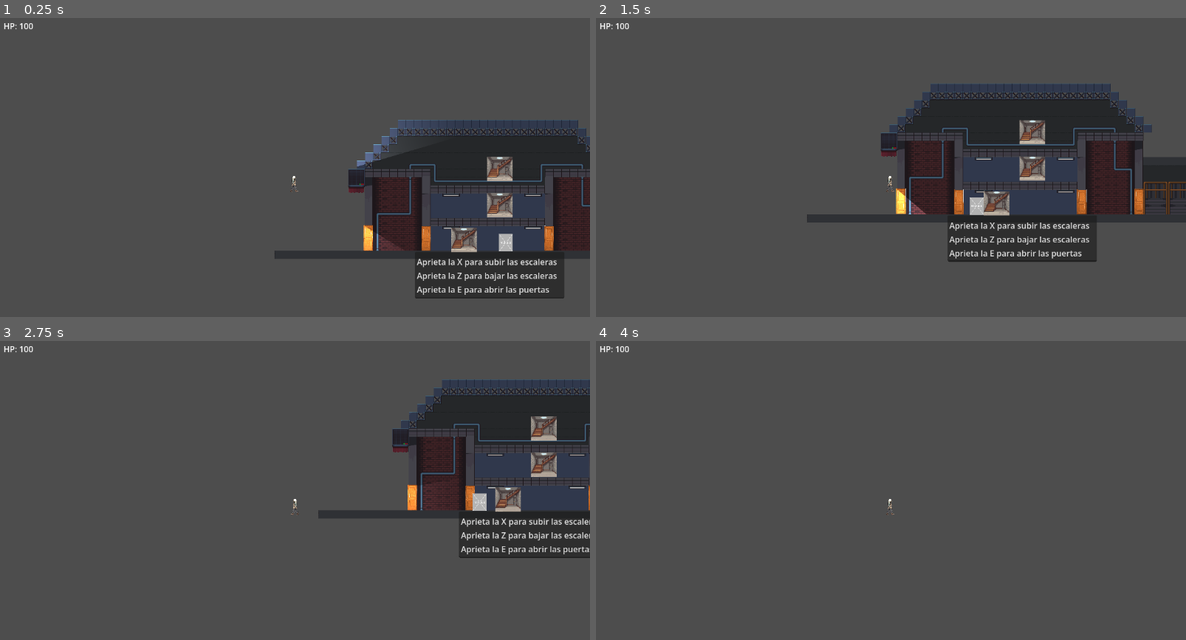
Above: before the commit, frames 1-4 (two rows, left to right).
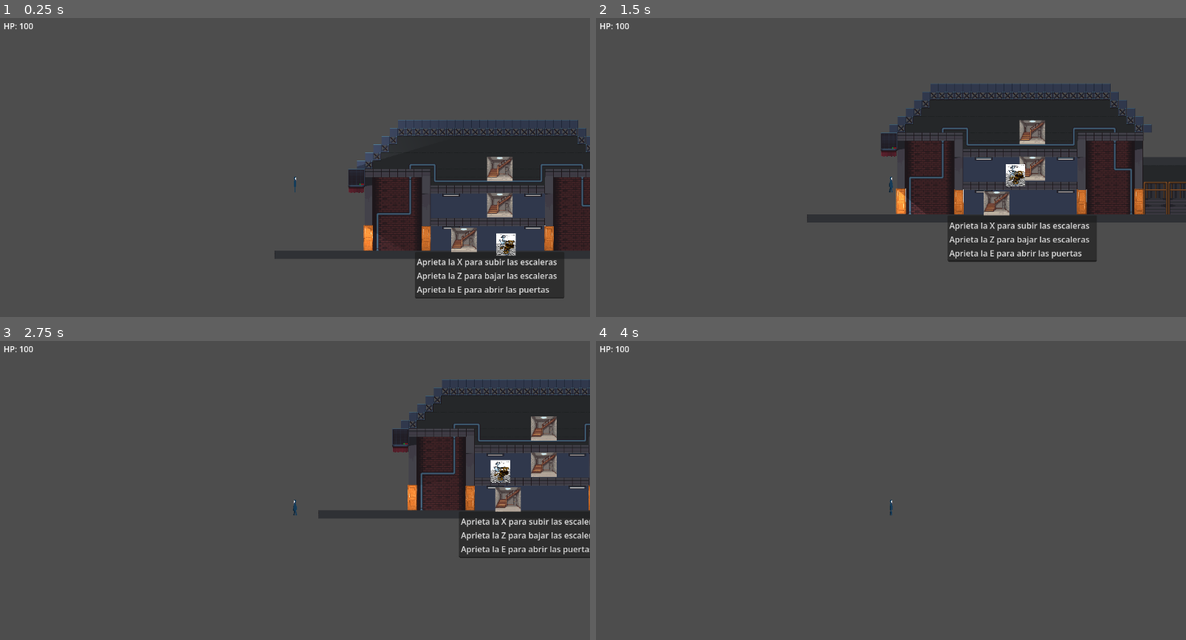
Above: after the commit, the same moments.

Repository: Alan222-coder/Godot-El-eternauta
Game: Godot game, scene res://Nivel1.tscn
Same seed, same stepped clock (60 frames per second), same inputs: the game is played once before the commit and once after it.
Inputs:
- Up to frame 1 (0.25 s): no input
- Up to frame 2 (1.5 s): tap Enter (ui_accept) at 0.5, 0.77 s; hold D (mderecha) from 0.53 s (still down); tap Z (bajar) at 0.6 s; tap X (teleport) at 0.8, 1.35 s
- Up to frame 3 (2.75 s): tap Enter (ui_accept) at 1.52 s; tap Z (bajar) at 1.55, 2.1 s; release D (mderecha) at 2.03 s; hold A (mizquierda) from 2.03 s (still down); tap X (teleport) at 2.3 s
- Up to frame 4 (4 s): release A (mizquierda) at 2.78 s; hold D (mderecha) from 2.78 s (still down); tap E (interact) at 2.85 s; tap Enter (ui_accept) at 3.02, 3.77 s; tap Z (bajar) at 3.05 s; tap X (teleport) at 3.6 s

The runs differ from the first frame. In frame 1, 0.6% of the frame differs, in the area x 49-88%, y 36-80%; in frame 2, 0.6%, in the area x 49-73%, y 48-66%; in frame 3, 0.5%; in frame 4, less than 0.1%.

Commit message:
IA Mejorada y jugador con sprites
Titulo

Diff:
--- a/Nivel1.tscn
+++ b/Nivel1.tscn
@@ -3,9 +3,9 @@
 [ext_resource type="Texture2D" uid="uid://dgoq4grfvwm2x" path="res://Buildings.png" id="1_8cp3p"]
 [ext_resource type="Script" uid="uid://bohy2hnna0tr0" path="res://enemy.gd" id="2_hv2ca"]
 [ext_resource type="Script" uid="uid://fcagk6lesrxf" path="res://PlayerMovimiento.gd" id="2_ydtn4"]
-[ext_resource type="Texture2D" uid="uid://cj47teku0sfqm" path="res://assets-removebg-preview.png" id="3_hv2ca"]
-[ext_resource type="Texture2D" uid="uid://ban4ok5eqtviu" path="res://placeholder-300x300.png" id="3_s48l2"]
+[ext_resource type="Texture2D" uid="uid://c6xkiwnfuomwn" path="res://01b6b7ec-ae62-4610-bd3b-8b046b358d7c.png" id="3_qpwqs"]
 [ext_resource type="Script" uid="uid://dgcdfhqus126p" path="res://portal_escalera.gd" id="4_s48l2"]
+[ext_resource type="Texture2D" uid="uid://cjpb3rkrfdiwc" path="res://Assets/ElEternauta16SpriteSheet.png" id="5_afh24"]
 [ext_resource type="Texture2D" uid="uid://dtt0jex6wsi3y" path="res://fotografia-de-escada-de-pixel-art-em-um-edificio_811279-94765.jpg" id="5_qpwqs"]
 [ext_resource type="Script" uid="uid://dsi2xg5a1jalj" path="res://door.gd" id="6_qpwqs"]
 [ext_resource type="Texture2D" uid="uid://cfrprfwdw14m6" path="res://png-clipart-door-door.png" id="7_afh24"]
@@ -402,6 +402,8 @@
 sources/0 = SubResource("TileSetAtlasSource_lf6j1")
 
 [sub_resource type="CapsuleShape2D" id="CapsuleShape2D_qpwqs"]
+radius = 8.0
+height = 24.0
 
 [sub_resource type="RectangleShape2D" id="RectangleShape2D_qpwqs"]
 size = Vector2(37, 44)
@@ -409,94 +411,9 @@
 [sub_resource type="CapsuleShape2D" id="CapsuleShape2D_snpaj"]
 height = 32.0
 
-[sub_resource type="Animation" id="Animation_opwex"]
-length = 0.001
-tracks/0/type = "value"
-tracks/0/imported = false
-tracks/0/enabled = true
-tracks/0/path = NodePath("Sprite2D:texture")
-tracks/0/interp = 1
-tracks/0/loop_wrap = true
-tracks/0/keys = {
-"times": PackedFloat32Array(0),
-"transitions": PackedFloat32Array(1),
-"update": 1,
-"values": [ExtResource("3_hv2ca")]
-}
-tracks/1/type = "value"
-tracks/1/imported = false
-tracks/1/enabled = true
-tracks/1/path = NodePath("Sprite2D:hframes")
-tracks/1/interp = 1
-tracks/1/loop_wrap = true
-tracks/1/keys = {
-"times": PackedFloat32Array(0),
-"transitions": PackedFloat32Array(1),
-"update": 1,
-"values": [4]
-}
-tracks/2/type = "value"
-tracks/2/imported = false
-tracks/2/enabled = true
-tracks/2/path = NodePath("Sprite2D:frame")
-tracks/2/interp = 1
-tracks/2/loop_wrap = true
-tracks/2/keys = {
-"times": PackedFloat32Array(0),
-"transitions": PackedFloat32Array(1),
-"update": 1,
-"values": [3]
-}
-
-[sub_resource type="Animation" id="Animation_3vf8r"]
-resource_name = "Test"
-length = 0.16666667
-tracks/0/type = "value"
-tracks/0/imported = false
-tracks/0/enabled = true
-tracks/0/path = NodePath("Sprite2D:texture")
-tracks/0/interp = 1
-tracks/0/loop_wrap = true
-tracks/0/keys = {
-"times": PackedFloat32Array(0),
-"transitions": PackedFloat32Array(1),
-"update": 1,
-"values": [ExtResource("3_hv2ca")]
-}
-tracks/1/type = "value"
-tracks/1/imported = false
-tracks/1/enabled = true
-tracks/1/path = NodePath("Sprite2D:hframes")
-tracks/1/interp = 1
-tracks/1/loop_wrap = true
-tracks/1/keys = {
-"times": PackedFloat32Array(0),
-"transitions": PackedFloat32Array(1),
-"update": 1,
-"values": [4]
-}
-tracks/2/type = "value"
-tracks/2/imported = false
-tracks/2/enabled = true
-tracks/2/path = NodePath("Sprite2D:frame")
-tracks/2/interp = 1
-tracks/2/loop_wrap = true
-tracks/2/keys = {
-"times": PackedFloat32Array(0, 0.06666667, 0.13333334),
-"transitions": PackedFloat32Array(1, 1, 1),
-"update": 1,
-"values": [3, 2, 1]
-}
-
-[sub_resource type="AnimationLibrary" id="AnimationLibrary_88etw"]
-_data = {
-&"RESET": SubResource("Animation_opwex"),
-&"Test": SubResource("Animation_3vf8r")
-}
-
 [sub_resource type="Gradient" id="Gradient_afh24"]
 offsets = PackedFloat32Array(0.32463768, 0.9971014)
-colors = PackedColorArray(1, 1, 1, 1, 0.56078434, 0.56078434, 0.56078434, 0)
+colors = PackedColorArray(0.6452097, 0.6452098, 0.6452097, 1, 0.56078434, 0.56078434, 0.56078434, 0)
 
 [sub_resource type="GradientTexture2D" id="GradientTexture2D_poccc"]
 gradient = SubResource("Gradient_afh24")
@@ -505,6 +422,43 @@
 fill = 1
 fill_from = Vector2(0.5, 0.5)
 fill_to = Vector2(0.75213677, 0.26923078)
+
+[sub_resource type="Animation" id="Animation_poccc"]
+resource_name = "Caminar"
+length = 0.26667002
+tracks/0/type = "value"
+tracks/0/imported = false
+tracks/0/enabled = true
+tracks/0/path = NodePath("Sprite2D:frame")
+tracks/0/interp = 1
+tracks/0/loop_wrap = true
+tracks/0/keys = {
+"times": PackedFloat32Array(0, 0.033333335, 0.06666667, 0.10000001, 0.13333334, 0.16666667, 0.20000002),
+"transitions": PackedFloat32Array(1, 1, 1, 1, 1, 1, 1),
+"update": 1,
+"values": [0, 1, 2, 3, 4, 5, 6]
+}
+
+[sub_resource type="Animation" id="Animation_516i8"]
+length = 0.001
+tracks/0/type = "value"
+tracks/0/imported = false
+tracks/0/enabled = true
+tracks/0/path = NodePath("Sprite2D:frame")
+tracks/0/interp = 1
+tracks/0/loop_wrap = true
+tracks/0/keys = {
+"times": PackedFloat32Array(0),
+"transitions": PackedFloat32Array(1),
+"update": 1,
+"values": [0]
+}
+
+[sub_resource type="AnimationLibrary" id="AnimationLibrary_lnvlo"]
+_data = {
+&"Caminar": SubResource("Animation_poccc"),
+&"RESET": SubResource("Animation_516i8")
+}
 
 [sub_resource type="RectangleShape2D" id="RectangleShape2D_poccc"]
 size = Vector2(18, 58.00003)
@@ -849,9 +803,10 @@
 shape = SubResource("CapsuleShape2D_qpwqs")
 
 [node name="Sprite2D" type="Sprite2D" parent="World/Enemigos/CharacterBody2D" unique_id=100298368]
-position = Vector2(-0.5, -0.9999924)
-scale = Vector2(0.09, 0.11333331)
-texture = ExtResource("3_s48l2")
+position = Vector2(1.0000153, -1.9073486e-05)
+rotation = -0.0028588243
+scale = Vector2(-0.041850626, -0.034326382)
+texture = ExtResource("3_qpwqs")
 
 [node name="Hitbox" type="Area2D" parent="World/Enemigos/CharacterBody2D" unique_id=1973877797]
 
@@ -867,11 +822,10 @@
 script = ExtResource("2_ydtn4")
 
 [node name="Sprite2D" type="Sprite2D" parent="World/CharacterBody2D" unique_id=1037754744]
-position = Vector2(-0.9999943, 3)
-scale = Vector2(0.14600001, 0.13049999)
-texture = ExtResource("3_hv2ca")
-hframes = 4
-frame = 3
+position = Vector2(-1.9073486e-06, 0.99999976)
+scale = Vector2(0.586, 1.010461)
+texture = ExtResource("5_afh24")
+hframes = 8
 
 [node name="Camera2D" type="Camera2D" parent="World/CharacterBody2D" unique_id=341942309]
 
@@ -879,14 +833,16 @@
 position = Vector2(0, 1)
 shape = SubResource("CapsuleShape2D_snpaj")
 
-[node name="AnimationPlayer" type="AnimationPlayer" parent="World/CharacterBody2D" unique_id=868760418]
-libraries/ = SubResource("AnimationLibrary_88etw")
-
 [node name="PointLight2D2" type="PointLight2D" parent="World/CharacterBody2D" unique_id=953639077]
 position = Vector2(1, 2)
+scale = Vector2(1, 1.0063285)
+color = Color(0.55455405, 0.554554, 0.5545539, 1)
 energy = 1.21
 shadow_enabled = true
 texture = SubResource("GradientTexture2D_poccc")
+
+[node name="AnimationPlayer" type="AnimationPlayer" parent="World/CharacterBody2D" unique_id=1513631104]
+libraries/ = SubResource("AnimationLibrary_lnvlo")
 
 [node name="Puerta" type="Node2D" parent="World" unique_id=1864310790]
 
@@ -993,7 +949,7 @@
 mesh = SubResource("QuadMesh_3vf8r")
 texture = ExtResource("5_qpwqs")
 
-[node name="CollisionShape2D" type="CollisionShape2D" parent="Portal_Escalera" unique_id=1419139355]
+[node name="CollisionShape2D" type="CollisionShape2D" parent="Portal_Escalera" unique_id=1419139355 groups=["portales"]]
 position = Vector2(438, 615)
 shape = SubResource("RectangleShape2D_opwex")
 
@@ -1014,7 +970,7 @@
 mesh = SubResource("QuadMesh_3vf8r")
 texture = ExtResource("5_qpwqs")
 
-[node name="CollisionShape2D" type="CollisionShape2D" parent="Portal_Escalera2" unique_id=1881143293]
+[node name="CollisionShape2D" type="CollisionShape2D" parent="Portal_Escalera2" unique_id=1881143293 groups=["portales"]]
 position = Vector2(438, 616)
 shape = SubResource("RectangleShape2D_opwex")
 
@@ -1034,7 +990,7 @@
 mesh = SubResource("QuadMesh_3vf8r")
 texture = ExtResource("5_qpwqs")
 
-[node name="CollisionShape2D" type="CollisionShape2D" parent="Portal_Escalera3" unique_id=327686917]
+[node name="CollisionShape2D" type="CollisionShape2D" parent="Portal_Escalera3" unique_id=327686917 groups=["portales"]]
 position = Vector2(438, 617)
 shape = SubResource("RectangleShape2D_opwex")
 
--- a/PlayerMovimiento.gd
+++ b/PlayerMovimiento.gd
@@ -1,52 +1,76 @@
 extends CharacterBody2D
-
 
 const SPEED = 300.0
 const JUMP_VELOCITY = -400.0
 
-@onready var animacion_de_jugador=$AnimationPlayer
-@onready var sprite2d=$Sprite2D
+@onready var anim = $AnimationPlayer
+@onready var sprite2d = $Sprite2D
+
 # --- HP ---
 var hp_max: int = 100
 var hp: int = 100
 var invulnerable: bool = false
-@onready var hp_label: Label = $"../../CanvasLayer/Label"  # ← ajustá esta ruta
+@onready var hp_label: Label = $"../../CanvasLayer/Label"
+
+func _ready():
+	# Test (opcional, podés borrarlo después)
+	anim.play("Caminar")
 
 func _physics_process(delta: float) -> void:
+	# Gravedad
 	if not is_on_floor():
 		velocity += get_gravity() * delta
+
+	# Salto
 	if Input.is_action_just_pressed("ui_accept") and is_on_floor():
 		velocity.y = JUMP_VELOCITY
-	# Movimiento combinado
+
+	# Movimiento
 	var direction := Input.get_axis("ui_left", "ui_right") + Input.get_axis("mizquierda", "mderecha")
 	direction = clamp(direction, -1, 1)
+
+	# HP
 	hp_label.text = "HP: " + str(hp)
-	if direction:
+
+	if direction != 0:
 		velocity.x = direction * SPEED
+
+		# ▶️ ANIMACIÓN CAMINAR
+		anim.play("Caminar")
 	else:
 		velocity.x = move_toward(velocity.x, 0, SPEED)
 
+		# ⏹️ detener animación
+		anim.stop()
+
 	move_and_slide()
 
-	if direction == 1:
+	# Flip del sprite
+	if direction > 0:
 		sprite2d.flip_h = false
-	elif direction == -1:
+	elif direction < 0:
 		sprite2d.flip_h = true
 
 
 func _on_portal_escalera_body_entered(body: Node2D) -> void:
 	hp_label.text = "HP: " + str(hp)
 
+
 func recibir_daño(cantidad: int) -> void:
 	if invulnerable:
 		return
+
 	hp -= cantidad
 	hp = max(hp, 0)
 	invulnerable = true
+
 	await get_tree().create_timer(0.5).timeout
+
 	invulnerable = false
+
 	if hp <= 0:
 		morir()
 
+
 func morir() -> void:
 	print("Moriste")
--- a/enemy.gd
+++ b/enemy.gd
@@ -1,7 +1,11 @@
 extends CharacterBody2D
 
 @export var speed := 100
+@export var portal_delay := 0.8  # segundos de espera antes de ir al portal
+
 var player: Node2D = null
+var _timer_portal := 0.0
+var _yendo_a_portal := false
 
 func _ready():
 	player = get_tree().get_first_node_in_group("player")
@@ -10,15 +14,48 @@
 	if player == null:
 		return
 
-	# Add the gravity.
 	if not is_on_floor():
 		velocity += get_gravity() * delta
 
-	var direction = (player.global_position - global_position).normalized()
-	velocity.x = direction.x * speed
+	var jugador_lejos_vertical = (
+		player.global_position.y < global_position.y - 50 or
+		player.global_position.y > global_position.y + 50
+	)
 
+	if jugador_lejos_vertical:
+		if not _yendo_a_portal:
+			_timer_portal += delta
+			if _timer_portal >= portal_delay:
+				_yendo_a_portal = true
+	else:
+		_timer_portal = 0.0
+		_yendo_a_portal = false
+
+	var target_x: float
+
+	if _yendo_a_portal:
+		var portal = _get_portal_en_mi_nivel()
+		target_x = portal.global_position.x if portal != null else player.global_position.x
+	else:
+		target_x = player.global_position.x
+
+	velocity.x = sign(target_x - global_position.x) * speed
 	move_and_slide()
 
 	for body in $Hitbox.get_overlapping_bodies():
 		if body.has_method("recibir_daño"):
 			body.recibir_daño(10)
+
+func _get_portal_en_mi_nivel() -> Node2D:
+	var portales = get_tree().get_nodes_in_group("portales")
+	var portal_mas_cercano: Node2D = null
+	var distancia_min := INF
+
+	for portal in portales:
+		if abs(portal.global_position.y - global_position.y) <= 50:
+			var dist = abs(portal.global_position.x - global_position.x)
+			if dist < distancia_min:
+				distancia_min = dist
+				portal_mas_cercano = portal
+
+	return portal_mas_cercano
--- a/portal_escalera.gd
+++ b/portal_escalera.gd
@@ -1,130 +1,115 @@
 extends Area2D
-
 @export var landing_zone : Area2D
 @export var lower_zone : Area2D
-
 var body_inside := false
 var body_ref : Node2D = null
-
+var enemies_inside : Array = []          # ✅ lista de enemigos dentro
 static var position_stack : Array = []
-var can_use := true   # ❗ sacamos static
+var can_use := true
 
 func _on_body_entered(body: Node2D) -> void:
 	if !can_use:
 		return
-
 	if body.is_in_group("player"):
 		body_inside = true
 		body_ref = body
-
 	elif body.is_in_group("enemy"):
+		if !enemies_inside.has(body):
+			enemies_inside.append(body)   # ✅ registrar enemigo
 		procesar_enemigo(body)
 
 func _on_body_exited(body: Node2D) -> void:
 	if body == body_ref:
 		body_inside = false
 		body_ref = null
+	enemies_inside.erase(body)            # ✅ quitar enemigo si sale físicamente
 
 func _process(delta):
+	# Verificación cada frame para el jugador
+	if body_ref != null and !overlaps_body(body_ref):
+		body_inside = false
+		body_ref = null
+
+	# ✅ Verificación cada frame para cada enemigo
+	for enemy in enemies_inside.duplicate():
+		if !overlaps_body(enemy):
+			enemies_inside.erase(enemy)
+		else:
+			procesar_enemigo(enemy)
+
 	if !body_inside or !can_use or !body_ref:
 		return
 
 	if body_ref.is_in_group("player"):
 		if Input.is_action_just_pressed("teleport"):
 			subir(body_ref)
-
 		if position_stack.size() > 0 and Input.is_action_just_pressed("bajar"):
 			bajar()
 
-# 🔥 NUEVO (centralizamos lógica enemigo)
 func procesar_enemigo(body: Node2D):
+	if !can_use:
+		return                            # ✅ respetar can_use
 	var player = get_tree().get_first_node_in_group("player")
 	if !player:
 		return
-
 	if player.global_position.y < body.global_position.y - 50:
 		subir(body)
 	elif player.global_position.y > body.global_position.y + 50:
 		bajar_enemigo(body)
 
-# 🔼 SUBIR
 func subir(body: Node2D):
 	if !landing_zone:
 		return
-
 	var marker = landing_zone.get_node_or_null("Marker2D")
 	if !marker:
 		return
-
 	can_use = false
-
 	if body.is_in_group("player"):
 		if position_stack.is_empty() or position_stack.back() != body.global_position:
 			position_stack.push_back(body.global_position)
-
 	var pos = marker.global_position
-
 	if body.is_in_group("enemy"):
 		pos.x += 24
-
 	body.global_position = pos
-
 	if body is CharacterBody2D:
 		body.velocity = Vector2.ZERO
-
 	body_inside = false
 	body_ref = null
-
-	# 🔥 FIX CLAVE → PORTAL 2
+	enemies_inside.erase(body)            # ✅ limpiar de la lista al teletransportar
 	if body.is_in_group("enemy"):
 		await get_tree().process_frame
 		procesar_enemigo(body)
-
 	await get_tree().create_timer(0.3).timeout
 	can_use = true
 
-# 🔽 PLAYER
 func bajar():
 	var player = get_tree().get_first_node_in_group("player")
 	if !player:
 		return
-
 	can_use = false
-
 	var last_pos = position_stack.pop_back()
 	player.global_position = last_pos
-
 	if player is CharacterBody2D:
 		player.velocity = Vector2.ZERO
-
 	await get_tree().create_timer(0.3).timeout
 	can_use = true
 
-# 🔽 ENEMIGO
 func bajar_enemigo(body: Node2D):
 	if !lower_zone:
 		return
-
 	var marker = lower_zone.get_node_or_null("Marker2D")
 	if !marker:
 		return
-
 	can_use = false
-
 	var pos = marker.global_position
 	pos.x -= 24
-
 	body.global_position = pos
-
 	if body is CharacterBody2D:
 		body.velocity = Vector2.ZERO
-
 	body_inside = false
 	body_ref = null
-
-	# 🔥 MISMO FIX
+	enemies_inside.erase(body)            # ✅ limpiar de la lista al teletransportar
 	await get_tree().process_frame
 	procesar_enemigo(body)
-
 	await get_tree().create_timer(0.3).timeout
 	can_use = true
Binary file added: 01b6b7ec-ae62-4610-bd3b-8b046b358d7c.png
Not shown, added: 01b6b7ec-ae62-4610-bd3b-8b046b358d7c.png.import
Binary file added: Assets/ElEternauta16SpriteSheet.png
Not shown, added: Assets/ElEternauta16SpriteSheet.png.import
